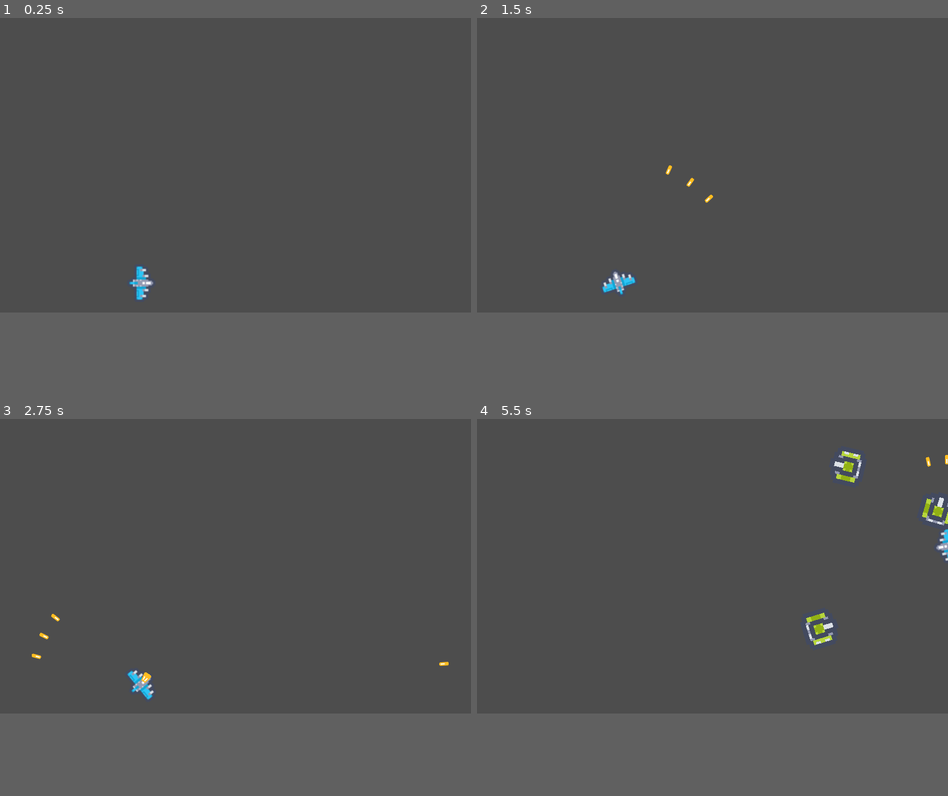
Above: before the commit, frames 1-4 (two rows, left to right).
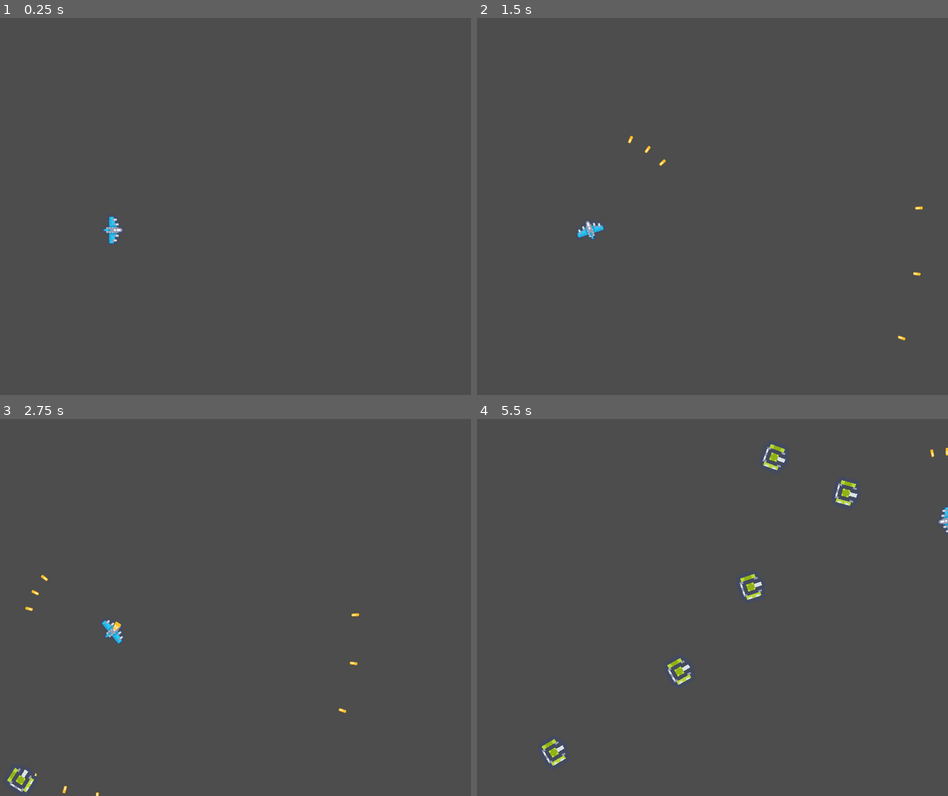
Above: after the commit, the same moments.

Repository: nbogie/godot-asteroids-ish-gdscript
Game: Godot game, scene res://main_scene_node.tscn
The game is run twice, just before and just after one commit, with the same random seed, the same clock (stepped at 60 frames per second) and the same inputs.
Inputs:
- Up to frame 1 (0.25 s): no input
- Up to frame 2 (1.5 s): tap Enter at 0.5 s; hold Right (move_right) 0.53-1.28 s; hold Space (fire) 0.53-1.28 s; tap M at 0.8, 1.35 s; hold Left (move_left) from 1.28 s (still down)
- Up to frame 3 (2.75 s): tap Space (fire) at 1.55 s; release Left (move_left) at 2.03 s; hold Right (move_right) from 2.03 s (still down); hold Space (fire) from 2.03 s (still down); tap M at 2.3 s
- Up to frame 4 (5.5 s): release Right (move_right) at 2.78 s; release Space (fire) at 2.78 s; hold Shift (thrust) 2.78-3.53 s; tap M at 2.85, 3.8, 4.35, 5.3 s; tap Space (fire) at 3.05, 4.55 s; hold Space (fire) 3.53-4.28 s; hold Left (move_left) from 3.53 s (still down); hold Space (fire) from 5.03 s (still down)
In our replay, the window is 800x500 before the commit and 800x640 after it. These sizes can differ from the game's own. Grey fills any space a smaller window leaves; there, only what the larger window draws over its background counts as a difference.

The runs differ from the first frame. In frame 1, 0.4% of the frame differs, in the area x 21-33%, y 52-75%; in frame 2, 0.5%; in frame 3, 0.7%; in frame 4, 1.5%, in the area x 13-100%, y 6-93%.

Commit message:
add laser

Diff:
--- a/laser.gd
+++ b/laser.gd
@@ -12,5 +12,4 @@
 
 
 func _on_visible_on_screen_notifier_2d_screen_exited() -> void:
-	print("freeing laser")
 	queue_free()
--- a/main_scene_node.gd
+++ b/main_scene_node.gd
@@ -1,6 +1,8 @@
 extends Node
+
 @export var mob_scene: PackedScene
 @export var laser_scene: PackedScene
+@export var mob_laser_scene: PackedScene
 
 var score = 0
 
@@ -27,14 +29,11 @@
 	print("player hit!")
 	#game_over()
 
-
 func _on_score_timer_timeout() -> void:
 	score += 1
 
-
 func _on_mob_timer_timeout() -> void:
 	spawn_a_mob()
-
 
 func _on_start_timer_timeout() -> void:
 	$MobTimer.start()
@@ -43,6 +42,8 @@
 func spawn_a_mob() -> void:
 	# Create a new instance of the Mob scene.
 	var mob = mob_scene.instantiate()
+	mob.target = $Player;
+	mob.connect("fire", _on_mob_fire_laser)
 
 	# Choose a random location on Path2D.
 	var mob_spawn_location = $MobPath/MobSpawnLocation
@@ -58,6 +59,7 @@
 	# Spawn the mob by adding it to the Main scene.
 	add_child(mob)
 
+
 func spawn_a_laser(pos:Vector2, angle:float) -> void:
 	var laser = laser_scene.instantiate()
 	laser.position = Vector2(pos.x, pos.y)
@@ -69,3 +71,6 @@
 	spawn_a_laser(pos, angle)
 	spawn_a_laser(pos, angle-0.2)
 	spawn_a_laser(pos, angle+0.2)
+
+func _on_mob_fire_laser(pos:Vector2, angle:float) -> void:
+	spawn_a_laser(pos, angle)
--- a/main_scene_node.tscn
+++ b/main_scene_node.tscn
@@ -15,6 +15,7 @@
 script = ExtResource("1_5n7sh")
 mob_scene = ExtResource("2_heb4o")
 laser_scene = ExtResource("3_6m3v5")
+mob_laser_scene = ExtResource("3_6m3v5")
 
 [node name="Player" parent="." instance=ExtResource("1_2fsu3")]
 
--- a/mob.gd
+++ b/mob.gd
@@ -1,10 +1,13 @@
 extends RigidBody2D
 
-@export var velocity = Vector2.ZERO;
+signal fire;
+
+@export var velocity:Vector2 = Vector2.ZERO
+@export var target = null;
+
 
 # Called when the node enters the scene tree for the first time.
 func _ready():
-	print("mob _ready")
 	var mob_types = $AnimatedSprite2D.sprite_frames.get_animation_names()
 	$AnimatedSprite2D.play(mob_types[randi() % mob_types.size()])
 	velocity = Vector2.from_angle(randf_range(0, 2 * PI)) * 4
@@ -13,7 +16,14 @@
 func _process(delta: float) -> void:
 	position += velocity
 
+	var targetPos = Vector2(target.position)
+	var toTarget = targetPos - position
+	rotation = toTarget.angle() - PI/2
 
 func _on_visible_on_screen_notifier_2d_screen_exited() -> void:
 	print("mob freeing")
 	queue_free()
+
+
+func _on_timer_timeout() -> void:
+	fire.emit()
--- a/mob.tscn
+++ b/mob.tscn
@@ -34,4 +34,9 @@
 
 [node name="VisibleOnScreenNotifier2D" type="VisibleOnScreenNotifier2D" parent="."]
 
+[node name="Timer" type="Timer" parent="."]
+wait_time = 3.0
+autostart = true
+
 [connection signal="screen_exited" from="VisibleOnScreenNotifier2D" to="." method="_on_visible_on_screen_notifier_2d_screen_exited"]
+[connection signal="timeout" from="Timer" to="." method="_on_timer_timeout"]
--- a/player.gd
+++ b/player.gd
@@ -13,6 +13,8 @@
 
 # Called when the node enters the scene tree for the first time.
 func _ready() -> void:
+
+	toggle_audio_mute()
 	screen_size = get_viewport_rect().size
 	print("in _ready.  screen_size is: ")
 	print(screen_size)
@@ -31,11 +33,17 @@
 		heading += turnSpeed * delta
 	if (Input.is_action_pressed("thrust")):
 		var thrustVec = Vector2.RIGHT.rotated(heading) * thrustAmount * delta
-		velocity+=thrustVec
+		velocity += thrustVec
+		$CPUParticles2D.emitting = true
+	else:
+		$CPUParticles2D.emitting = false
+
 	if (Input.is_action_pressed("fire")):
 		if cooldown_timer <= 0:
 			fire_laser.emit(position, heading)
 			cooldown_timer = 0.2
+			$AudioStreamPlayer2D.pitch_scale = randf_range(0.9, 1.1)
+			$AudioStreamPlayer2D.play(0)
 
 	if (velocity.length() > 0):
 		$AnimatedSprite2D.play()
@@ -52,10 +60,20 @@
 	cooldown_timer -= delta
 
 
-
 func _on_body_entered(body: Node2D) -> void:
 	print("Player: _on_body_entered");
 	#hide()
 	hit.emit()
 	# Must be deferred as we can't change physics properties on a physics callback.
 	$CollisionShape2D.set_deferred("disabled", true)
+
+
+func _unhandled_input(event):
+	if event is InputEventKey:
+		if event.pressed and event.keycode == KEY_M:
+			toggle_audio_mute()
+
+func toggle_audio_mute() -> void:
+	var bus_index = AudioServer.get_bus_index("Master")
+	var isCurrentlyMuted = AudioServer.is_bus_mute(bus_index)
+	AudioServer.set_bus_mute(bus_index, !isCurrentlyMuted)
--- a/player.tscn
+++ b/player.tscn
@@ -6,6 +6,7 @@
 [ext_resource type="Texture2D" uid="uid://beyrhcw7asueh" path="res://art/ship_0000.png" id="2_v3erd"]
 [ext_resource type="Texture2D" uid="uid://pcuik2lo4msq" path="res://art/playerGrey_walk1.png" id="3_6fc4l"]
 [ext_resource type="Texture2D" uid="uid://bqpgk76ccnoq0" path="res://art/playerGrey_walk2.png" id="4_4ngwr"]
+[ext_resource type="AudioStream" uid="uid://dhq1dweajv7jp" path="res://sounds/laser1.wav" id="7_cdngl"]
 
 [sub_resource type="SpriteFrames" id="SpriteFrames_462dc"]
 animations = [{
@@ -58,4 +59,19 @@
 scale = Vector2(2.62, 2.15)
 shape = SubResource("CapsuleShape2D_xq15g")
 
+[node name="CPUParticles2D" type="CPUParticles2D" parent="."]
+amount = 80
+emission_shape = 4
+emission_points = PackedVector2Array()
+emission_colors = PackedColorArray()
+direction = Vector2(0, 1)
+spread = 25.0
+gravity = Vector2(0, 0)
+initial_velocity_min = 200.0
+initial_velocity_max = 200.0
+color = Color(1, 1, 0, 1)
+
+[node name="AudioStreamPlayer2D" type="AudioStreamPlayer2D" parent="."]
+stream = ExtResource("7_cdngl")
+
 [connection signal="body_entered" from="." to="." method="_on_body_entered"]
--- a/project.godot
+++ b/project.godot
@@ -17,8 +17,8 @@
 
 [display]
 
-window/size/viewport_width=800
-window/size/viewport_height=500
+window/size/viewport_width=1000
+window/size/viewport_height=800
 window/stretch/mode="canvas_items"
 
 [input]
Not shown: 1 places in player.tscn that only renumber resources
Not shown, added: sounds/laser1.wav.import
Not shown, added: sounds/laser2.wav.import
Not shown, added: sounds/laser3.wav.import
Not shown, added: sounds/laser4.wav.import
Not shown, changed: .DS_Store
Not shown, added: sounds/laser1.wav
Not shown, added: sounds/laser2.wav
Not shown, added: sounds/laser3.wav
Not shown, added: sounds/laser4.wav
